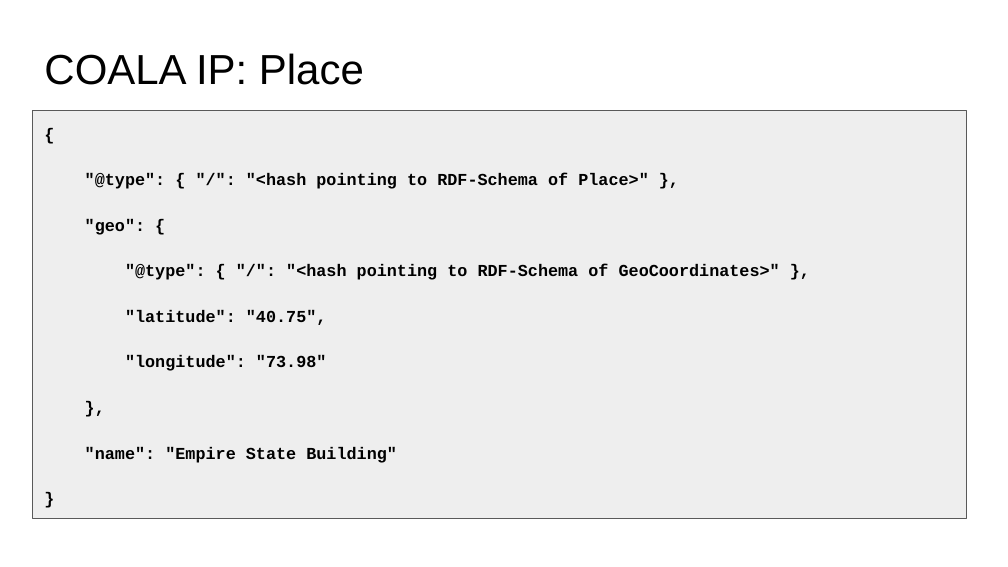
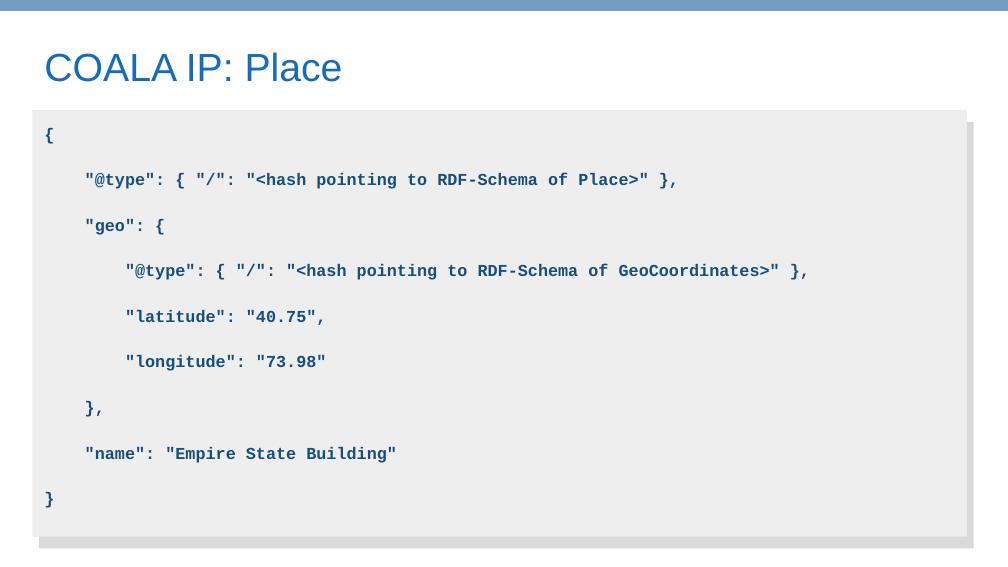
Before and after one commit to COALAIP/specs, a slide deck: slide 14 of presentations/COALA IP - short.pptx. Drawn at 1008x567 pixels with LibreOffice and Linux fonts; fonts in the diff are those of the drawing. Boxes give left, top, right and bottom in pixels: in the first picture for what was removed or moved away, otherwise in the second. Text is boxed around its words. In the diff, an @@ line names an element or a change of style, - is before the commit and + after.

```diff
--- a/presentations/COALA IP - short.pptx
+++ b/presentations/COALA IP - short.pptx
@@ rectangle added at box(0, 0, 1008, 11), fill #749BC6 @@
@@ title "COALA IP: Place" at box(44, 52, 343, 82): size 30 to 28 pt, text colour #000000 to #166CBC @@
@@ rectangle: place and size @@
-rectangle at box(32, 110, 967, 518)
+rectangle at box(32, 110, 967, 536)
@@ rectangle at box(32, 110, 967, 536): outline #595959 0.75 pt to none @@
@@ text "{" at box(85, 173, 780, 463): text colour #000000 to #174F7A @@
@@ rectangle added at box(39, 122, 974, 548), fill #D9D9D9 @@
```
Also in this commit, not shown: 21 other slides changed, 1 other file.
